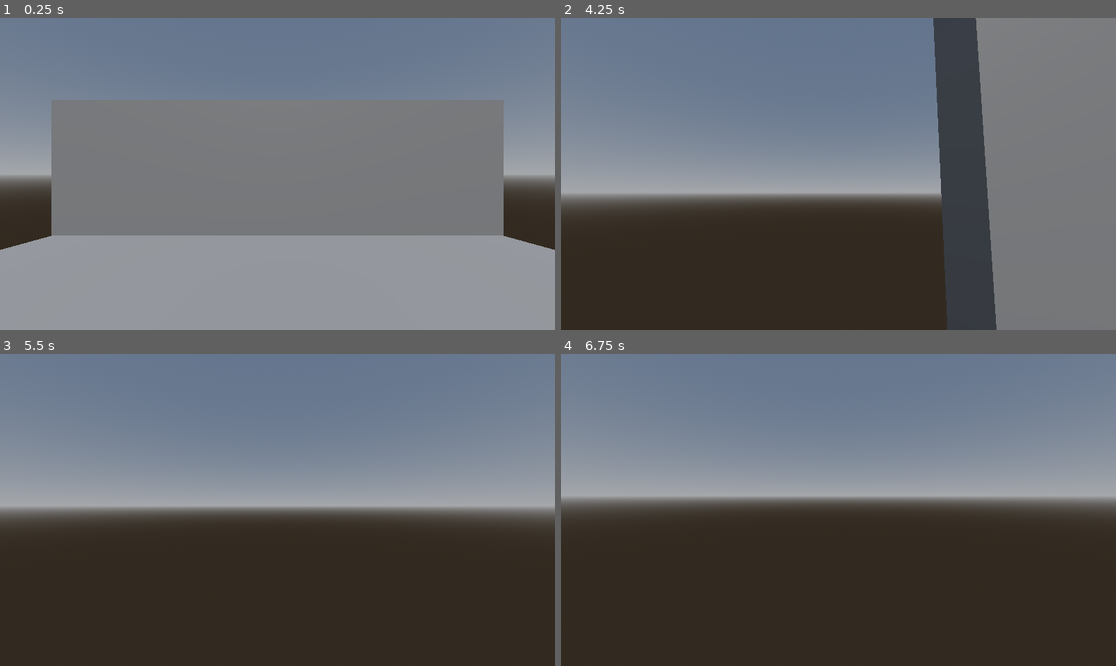
Above: before the commit, frames 1-4 (two rows, left to right).
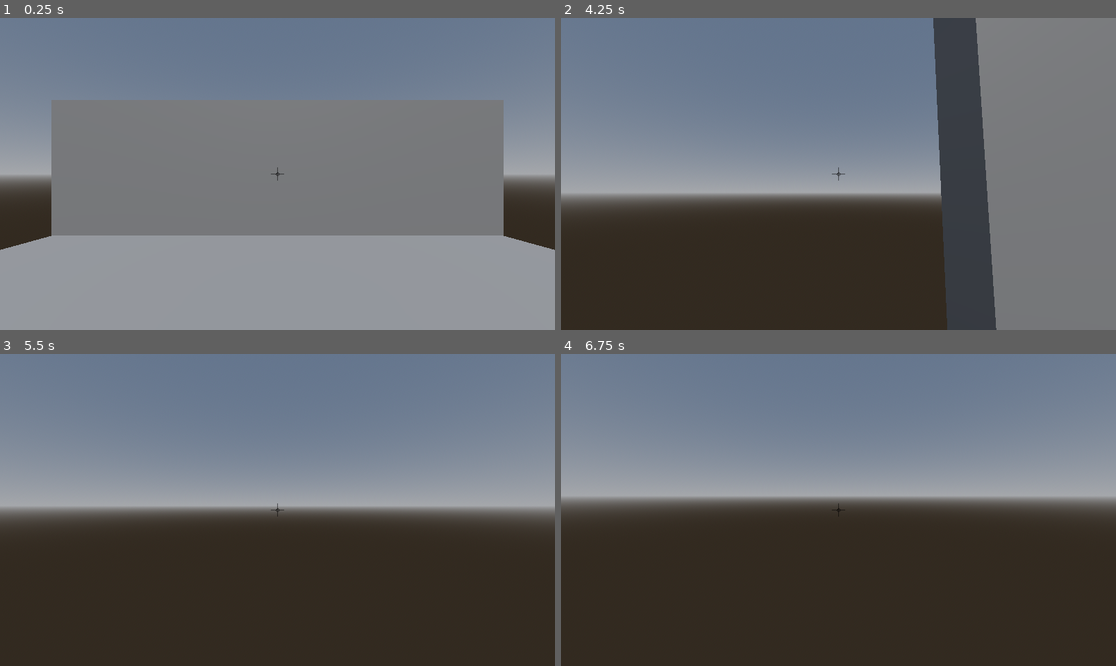
Above: after the commit, the same moments.

Repository: IllBeWatchingU/MSI-Project-UC
Game: Godot game, scene res://scenes/World.tscn
Two runs of this game, one before a commit and one after it. Both use one fixed random seed, a clock stepped at 60 frames per second and the inputs below.
Inputs (mouse positions are in pixels of both pictures, inside the frame that each line leads up to):
- Up to frame 1 (0.25 s): no input
- Up to frame 2 (4.25 s): tap Enter at 0.5 s; move the mouse to (832, 180) at 0.52 s; hold W (MoveForward) 0.53-2.78 s; tap Space (Jump) at 0.77, 1.52, 3.02, 3.5, 3.77 s; move the mouse to (877, 177) at 1.27 s; move the mouse to (794, 170) at 2.02 s; move the mouse to (844, 174) at 2.77 s; hold A (MoveLeft) 2.78-3.53 s; move the mouse to (816, 167) at 3.52 s; hold W (MoveForward) from 3.53 s (still down)
- Up to frame 3 (5.5 s): keep holding W (MoveForward); move the mouse to (305, 510) at 4.27 s; tap Space (Jump) at 4.52 s; move the mouse to (249, 510) at 5.02 s
- Up to frame 4 (6.75 s): tap Enter at 5.75 s; move the mouse to (849, 503) at 5.77 s; release W (MoveForward) at 5.78 s; hold D (MoveRight) 5.78-6.53 s; tap Space (Jump) at 6.02, 6.5 s; move the mouse to (832, 516) at 6.52 s; hold W (MoveForward) from 6.53 s (still down)

The runs differ from the first frame. In frame 1, less than 0.1% of the frame differs, in the area x 48-52%, y 47-53%; in frame 2, less than 0.1%, in the area x 48-79%, y 0-100%; in frame 3, less than 0.1%; in frame 4, less than 0.1%.

Commit message:
Add simple base for object interaction.

Diff:
--- a/project.godot
+++ b/project.godot
@@ -51,6 +51,11 @@
 "events": [Object(InputEventKey,"resource_local_to_scene":false,"resource_name":"","device":-1,"window_id":0,"alt_press …(182 unchanged characters)…
 ]
 }
+Interaction={
+"deadzone": 0.5,
+"events": [Object(InputEventKey,"resource_local_to_scene":false,"resource_name":"","device":-1,"window_id":0,"alt_pressed":false,"shift_pressed":false,"ctrl_pressed":false,"meta_pressed":false,"pressed":false,"keycode":0,"physical_keycode":69,"key_label":0,"unicode":101,"echo":false,"script":null)
+]
+}
 
 [rendering]
 
--- a/scenes/Player.tscn
+++ b/scenes/Player.tscn
@@ -1,6 +1,8 @@
-[gd_scene load_steps=4 format=3 uid="uid://l2q8vmjedkst"]
+[gd_scene load_steps=6 format=3 uid="uid://l2q8vmjedkst"]
 
 [ext_resource type="Script" path="res://scripts/Player.gd" id="1_2shc1"]
+[ext_resource type="Texture2D" uid="uid://cfc3g53gmvy1g" path="res://assets/crosshair.png" id="2_qxn3v"]
+[ext_resource type="Script" path="res://scripts/PlayerInteraction.gd" id="3_b3pdj"]
 
 [sub_resource type="CapsuleMesh" id="CapsuleMesh_gp2yb"]
 height = 1.75
@@ -13,6 +15,7 @@
 
 [node name="MeshInstance3D" type="MeshInstance3D" parent="."]
 transform = Transform3D(1, 0, 0, 0, 1, 0, 0, 0, 1, 0, 0.874631, 0)
+visible = false
 mesh = SubResource("CapsuleMesh_gp2yb")
 
 [node name="CollisionShape3D" type="CollisionShape3D" parent="."]
@@ -23,3 +26,24 @@
 transform = Transform3D(1, 0, 0, 0, 1, 0, 0, 0, 1, 0, 1.36648, 0)
 
 [node name="Camera3D" type="Camera3D" parent="CameraHolder"]
+
+[node name="TextureRect" type="TextureRect" parent="CameraHolder"]
+anchors_preset = 8
+anchor_left = 0.5
+anchor_top = 0.5
+anchor_right = 0.5
+anchor_bottom = 0.5
+offset_left = -20.0
+offset_top = -20.0
+offset_right = 20.0
+offset_bottom = 20.0
+grow_horizontal = 2
+grow_vertical = 2
+size_flags_horizontal = 4
+size_flags_vertical = 4
+texture = ExtResource("2_qxn3v")
+
+[node name="RayCast3D" type="RayCast3D" parent="CameraHolder"]
+target_position = Vector3(0, 0, -1)
+collision_mask = 4
+script = ExtResource("3_b3pdj")
--- a/scenes/World.tscn
+++ b/scenes/World.tscn
@@ -22,6 +22,13 @@
 [sub_resource type="Environment" id="Environment_eqgpk"]
 background_mode = 2
 sky = SubResource("Sky_oke4f")
+
+[sub_resource type="StandardMaterial3D" id="StandardMaterial3D_bew0j"]
+albedo_color = Color(1, 0.286275, 1, 1)
+
+[sub_resource type="BoxMesh" id="BoxMesh_qbtgk"]
+
+[sub_resource type="BoxShape3D" id="BoxShape3D_67kme"]
 
 [node name="World" type="Node3D"]
 
@@ -51,3 +58,15 @@
 
 [node name="DirectionalLight3D" type="DirectionalLight3D" parent="."]
 transform = Transform3D(1, 0, 0, 0, 0.5, 0.866025, 0, -0.866025, 0.5, 0, 10, 10)
+
+[node name="Test Object" type="StaticBody3D" parent="."]
+collision_layer = 4
+
+[node name="MeshInstance3D" type="MeshInstance3D" parent="Test Object"]
+transform = Transform3D(1, 0, 0, 0, 1, 0, 0, 0, 1, 2.5, 0.5, 0)
+material_override = SubResource("StandardMaterial3D_bew0j")
+mesh = SubResource("BoxMesh_qbtgk")
+
+[node name="CollisionShape3D" type="CollisionShape3D" parent="Test Object"]
+transform = Transform3D(1, 0, 0, 0, 1, 0, 0, 0, 1, 2.5, 0.5, 0)
+shape = SubResource("BoxShape3D_67kme")
--- a/scripts/Player.gd
+++ b/scripts/Player.gd
@@ -1,5 +1,6 @@
 extends CharacterBody3D
 
+@onready var camera_holder = $CameraHolder
 
 const SPEED = 5.0
 const JUMP_VELOCITY = 4.5
@@ -17,13 +18,14 @@
 
 	if event is InputEventMouseMotion:
 		var horzRot = event.relative.x * -SENSITIVITY
-		#Clamp to not invert camera
-		var vertRot = clamp(event.relative.y * -SENSITIVITY, -90, 90)
+		var vertRot = event.relative.y * -SENSITIVITY
 
 		#Rotate entire player so they move in facing direction
 		self.rotate_y(deg_to_rad(horzRot))
 		#Rotate just the view so they can look up/down
-		$CameraHolder.rotate_x(deg_to_rad(vertRot))
+		camera_holder.rotate_x(deg_to_rad(vertRot))
+		#Clamp to not invert the camera
+		camera_holder.rotation.x = clamp(camera_holder.rotation.x, deg_to_rad(-90), deg_to_rad(90))
 
 func _physics_process(delta):
 	if not is_on_floor():
--- /dev/null
+++ b/scripts/PlayerInteraction.gd
@@ -0,0 +1,6 @@
+extends RayCast3D
+
+func _physics_process(delta):
+	if self.is_colliding():
+		var collider = self.get_collider()
+		print(collider)
Binary file added: assets/crosshair.png
Not shown, added: assets/crosshair.png.import
Not shown: 1 places in scenes/World.tscn that only renumber resources
